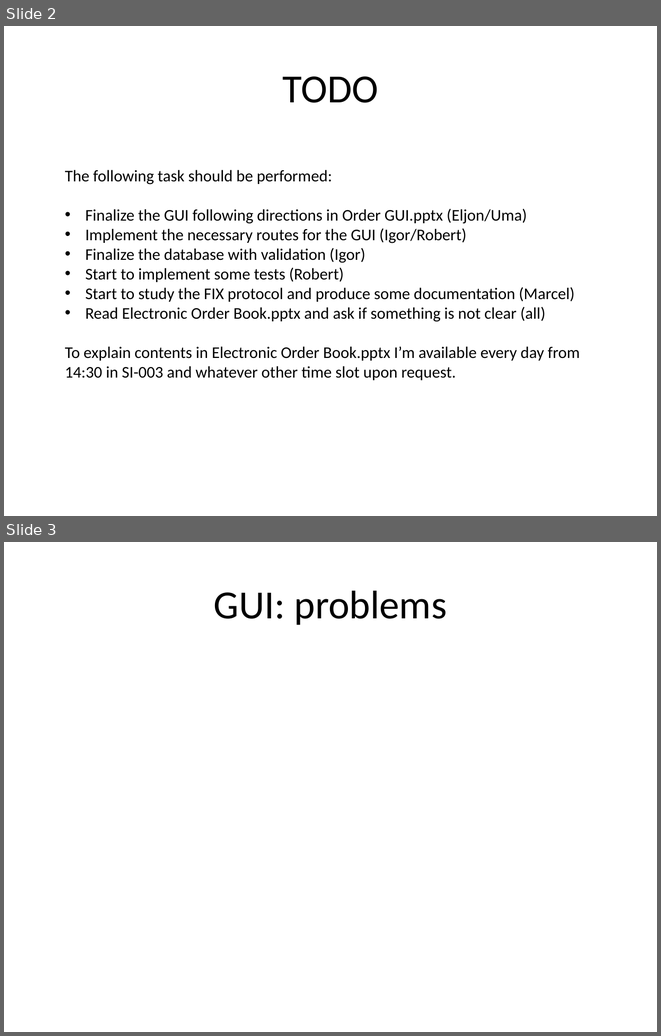
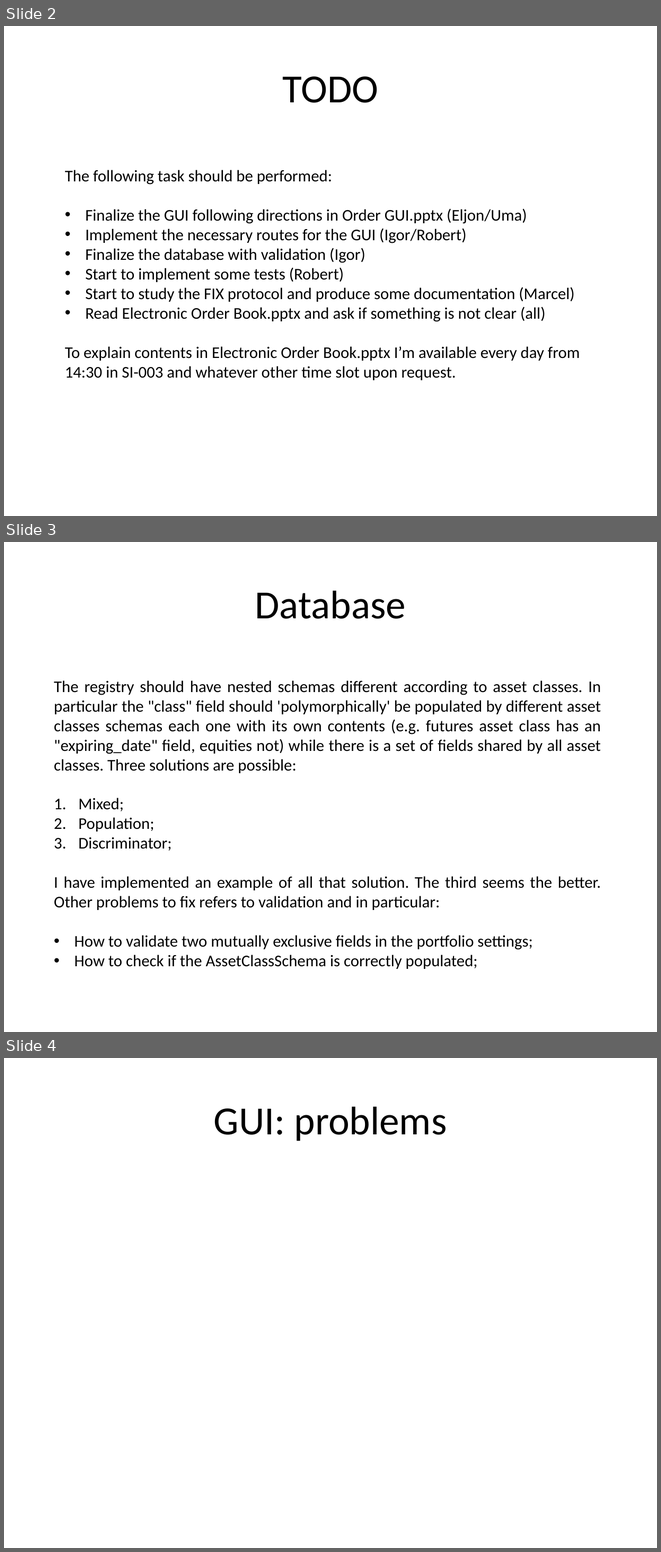
Before and after one commit to kandiu/omp, a slide deck: docs/Agenda 2nd week.pptx. Shown one above the other, each under a label of ours: slides 2 and 3 before the commit, slides 2, 3 and 4 after it. The pictures are 661x1036 and 661x1552 pixels, drawn with LibreOffice and Linux fonts; fonts in the diff are those of the drawing. Boxes give left, top, right and bottom in pixels: in the first picture for what was removed or moved away, otherwise in the second. Text is boxed around its words. In the diff, an @@ line names an element or a change of style, - is before the commit and + after.

Commit message:
updated agenda with database issues

```diff
--- a/docs/Agenda 2nd week.pptx
+++ b/docs/Agenda 2nd week.pptx
@@ slide 3 added at [4,542,657,1032], background #FFFFFF @@
@@ title added at [255,590,406,619], 44 pt, text #000000 @@
+Database
@@ text added at [54,680,601,969], 18 pt, text #000000 @@
+The registry should have nested schemas different according to asset classes. In particular the "class" field should 'polymorphically' be populated by different asset classes schemas each one with its own contents (e.g. futures asset class has an "expiring_date" field, equities not) while there is a set of fields shared by all asset classes. Three solutions are possible:
+1. Mixed;
+2. Population;
+3. Discriminator;
+I have implemented an example of all that solution. The third seems the better. Other problems to fix refers to validation and in particular:
+• How to validate two mutually exclusive fields in the portfolio settings;
+• How to check if the AssetClassSchema is correctly populated;
@@ what was slide 3 is now slide 4 @@
```
